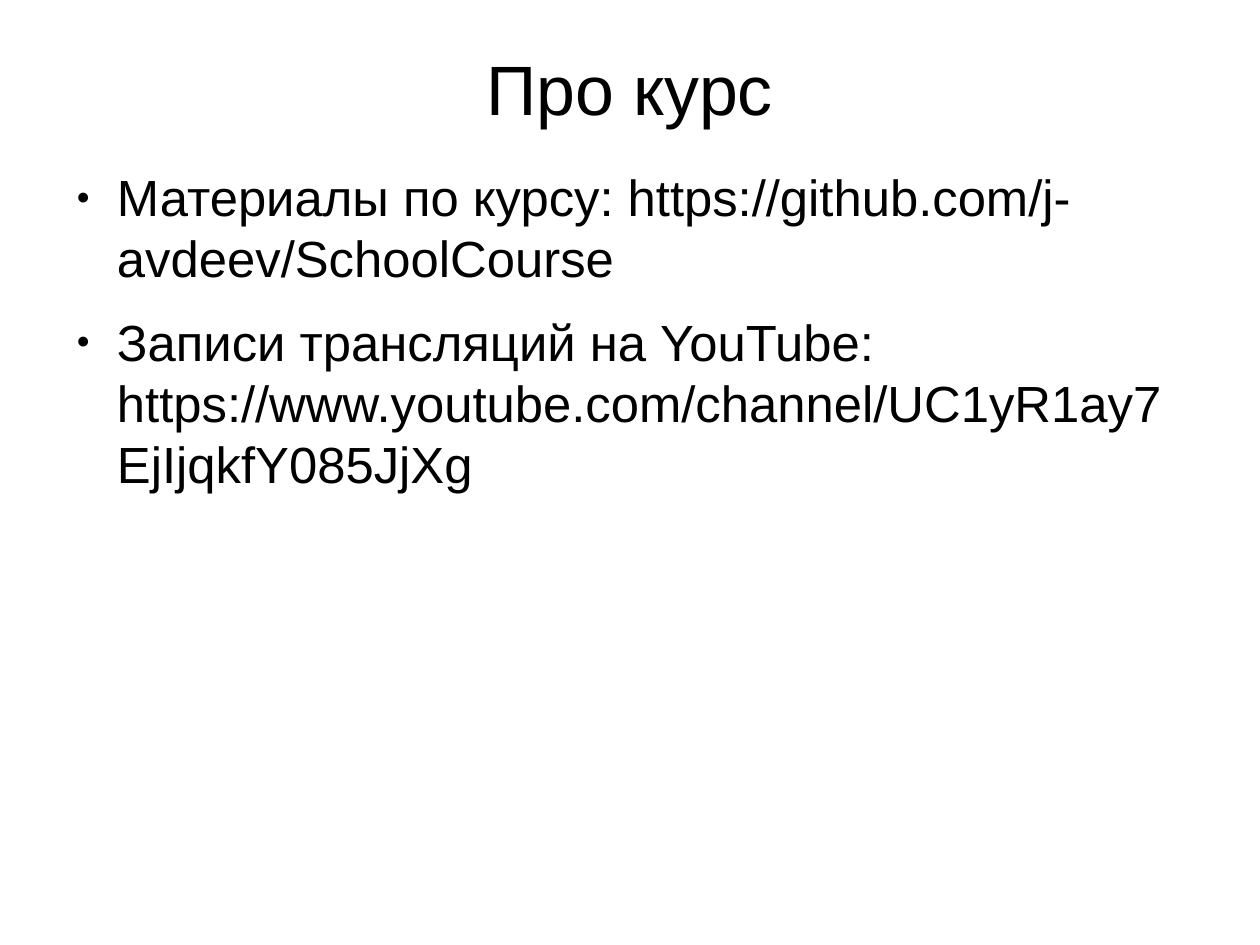
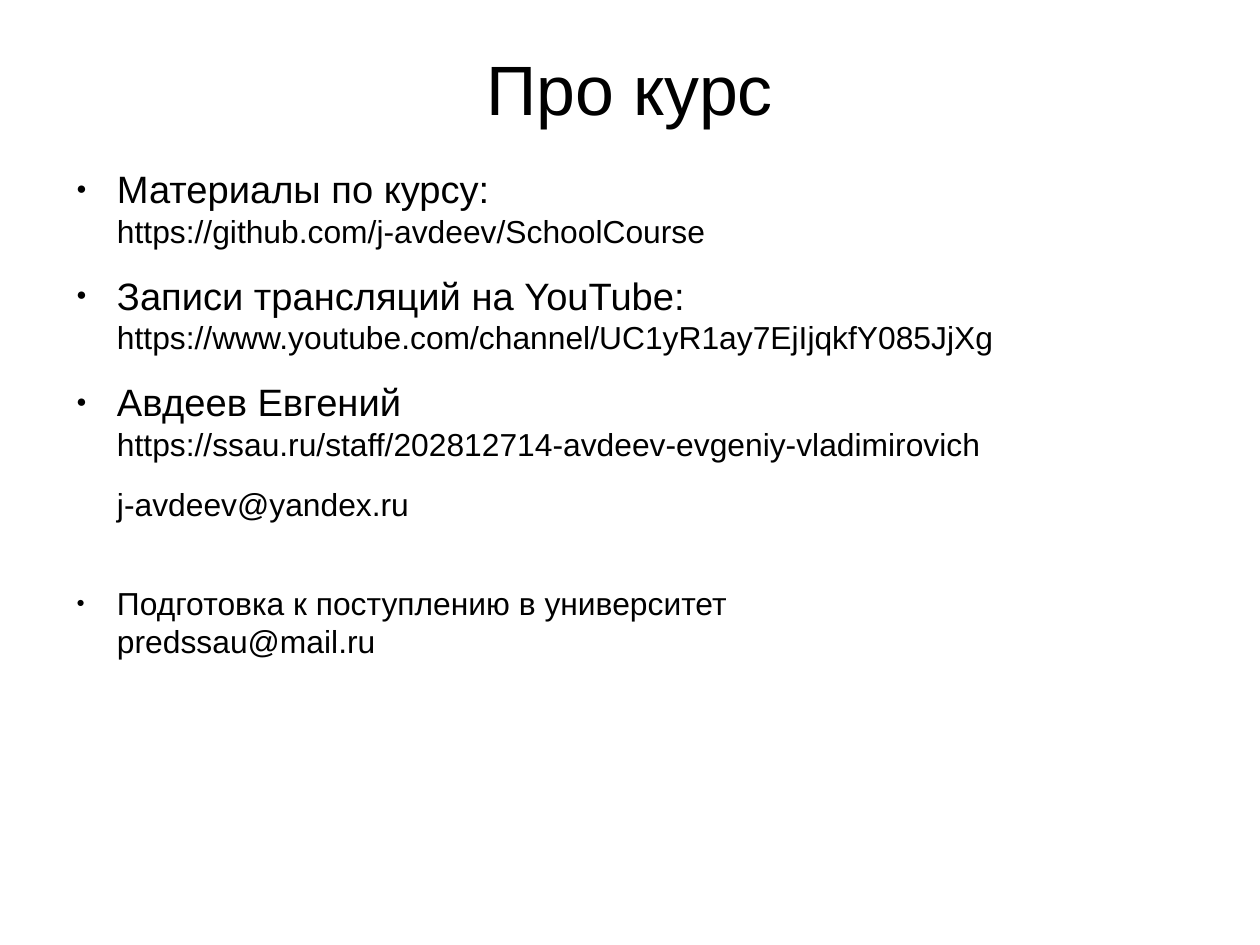
Before and after one commit to j-avdeev/SchoolCourse, a slide deck: slide 2 of ProfOrient.odp. Drawn at 1260x945 pixels with LibreOffice and Linux fonts; fonts in the diff are those of the drawing. Boxes give left, top, right and bottom in pixels: in the first picture for what was removed or moved away, otherwise in the second. Text is boxed around its words. In the diff, an @@ line names an element or a change of style, - is before the commit and + after.

```diff
--- a/ProfOrient.odp
+++ b/ProfOrient.odp
@@ text at bbox=[117, 176, 993, 355]: size 32 to 24 pt in "Материалы по курсу:", "Записи трансляций на YouTube:"; size 32 to 20 pt in "https://github.com/j-avdeev/SchoolCourse", "https://www.youtube.com/channel/UC1yR1ay7EjIjqkfY085JjXg" @@
@@ text at bbox=[117, 387, 980, 659]: paragraphs added @@
+● Авдеев Евгений
+  https://ssau.ru/staff/202812714-avdeev-evgeniy-vladimirovich
+j-avdeev@yandex.ru
+● Подготовка к поступлению в университет
+  predssau@mail.ru
```
Also in this commit, not shown: 5 slides added, 2 other files.
